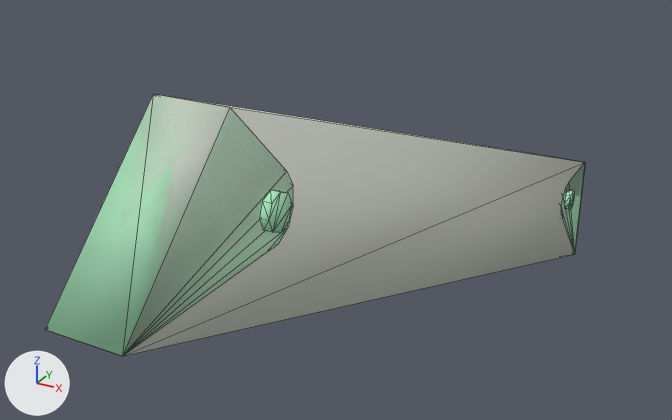
Renders of the Blender file models/under_fling_support/support.blend from each side of a commit.
Before and after are seen from a camera (50 mm lens) standing at (23.2, -93.0, 40.8) and looking at (-6.7, -38.5, 13.6). Lighting does not change. The marker at lower left points along +X, +Y and +Z. Mesh edges are drawn as thin lines.

The first picture shows 'fling_support_01_physics', 'fling_support_01_reference'.
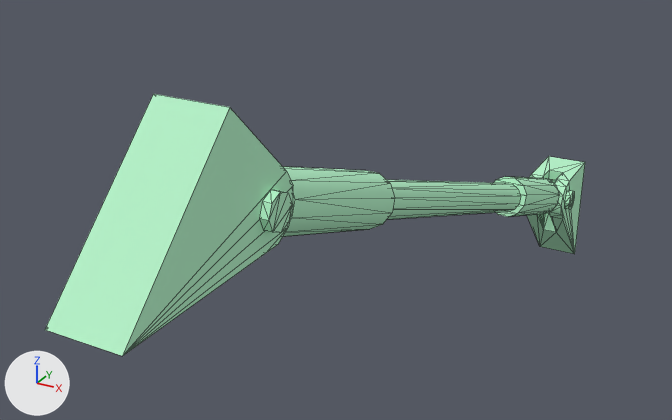
Commit message: Fix smoothing on support

Where the change shows, as pixel boxes [x1, y1, x2, y2] in the pictures (672 x 420 px):
'fling_support_01_physics', hidden: before [52, 94, 585, 356]
'fling_support_01_reference', modifiers changed: [45, 94, 585, 356] in both

Edits to the bpy script that builds the scene:
```text
Change ob_fling_support_01_reference:
    add _m = ob_fling_support_01_reference.modifiers.new('EdgeSplit', 'EDGE_SPLIT')
    add _m.split_angle = 0.588
Change ob_fling_support_01_physics:
    add ob_fling_support_01_physics.hide_viewport = True
```
